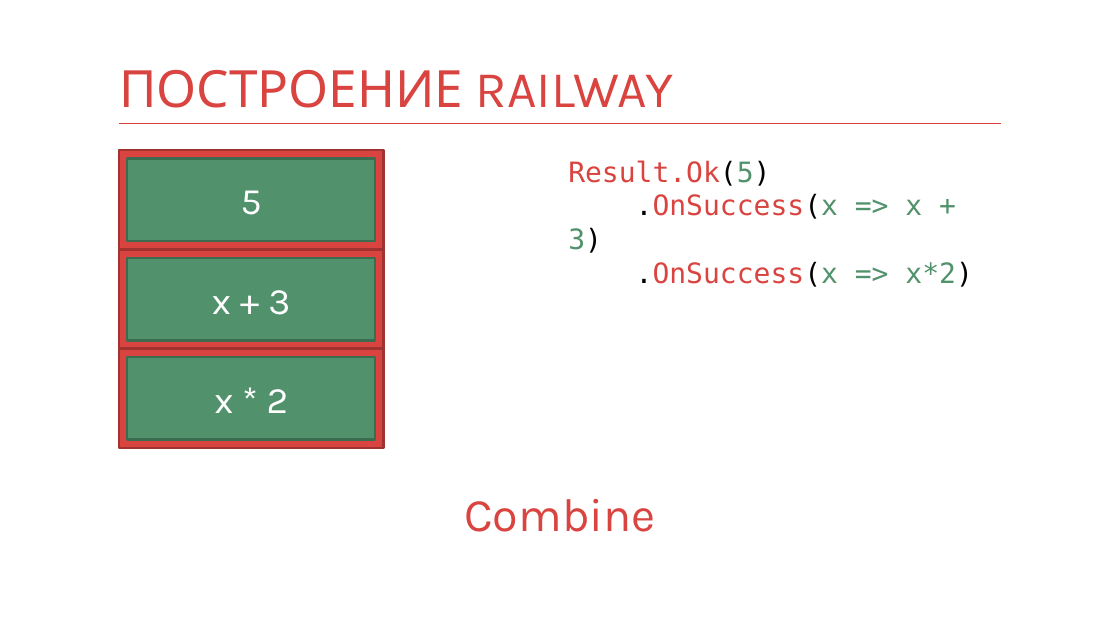
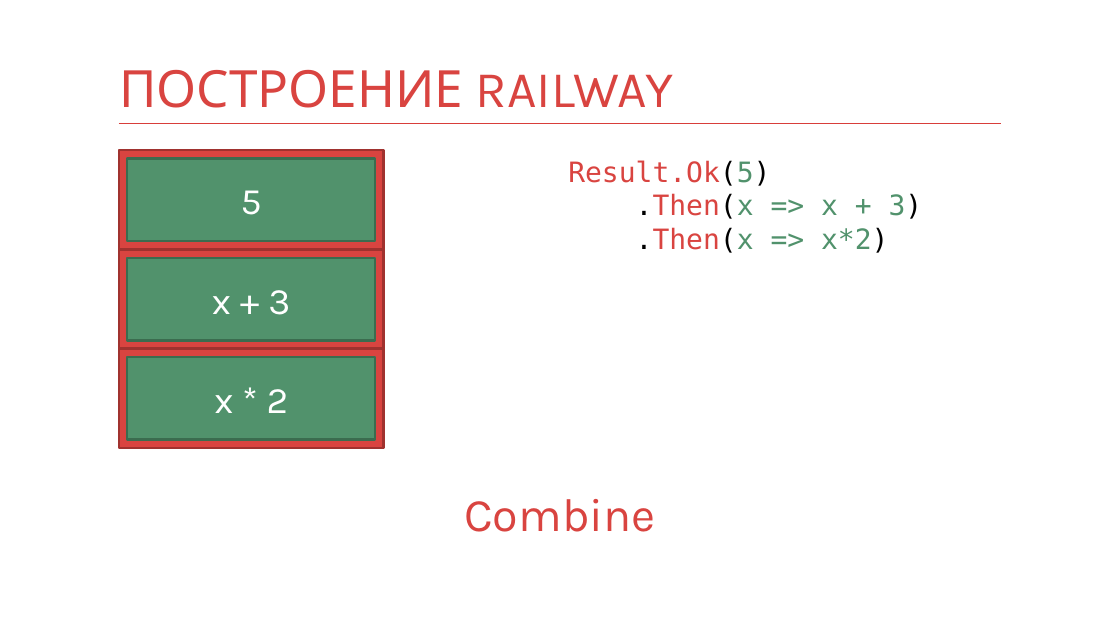
Before and after one commit to kontur-courses/fp, a slide deck: slide 45 of fp3.pptx. Drawn at 1120x630 pixels with LibreOffice and Linux fonts; fonts in the diff are those of the drawing. Boxes give left, top, right and bottom in pixels: in the first picture for what was removed or moved away, otherwise in the second. Text is boxed around its words. In the diff, an @@ line names an element or a change of style, - is before the commit and + after.

```diff
--- a/fp3.pptx
+++ b/fp3.pptx
@@ text at (x1=636, y1=193, x2=923, y2=253): text changed; text colour #D94440 to #51926C @@
-.OnSuccess(x => x + 3)
-.OnSuccess(x => x*2)
+.Then(x => x + 3)
+.Then(x => x*2)
```
Also in this commit, not shown: 10 other slides changed.
